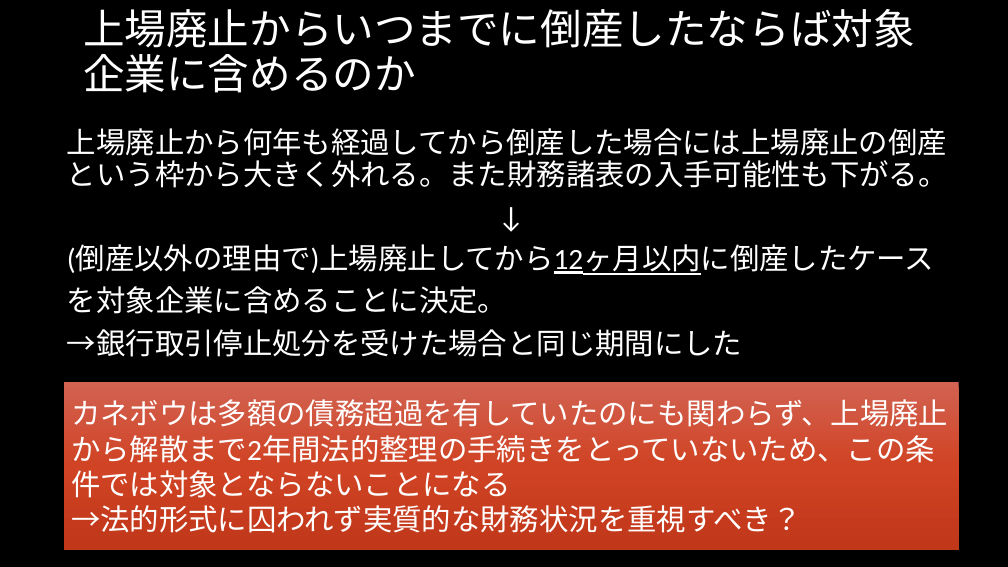
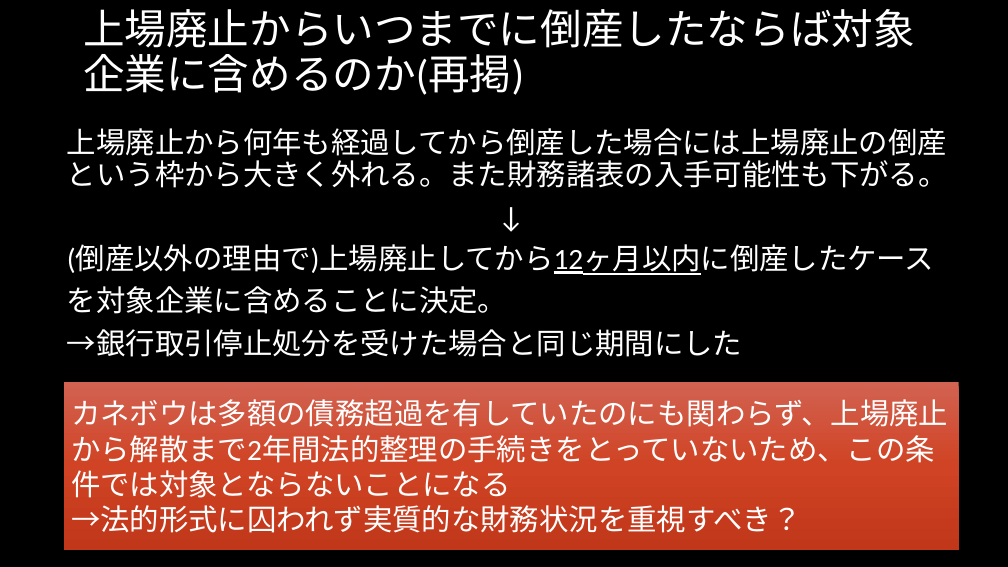
Before and after one commit to MAGA-Phantom/OperationSotsuron, a slide deck: slide 19 of 倒産の研究(仮).pptx (slide 20 before the commit). Drawn at 1008x567 pixels with LibreOffice and Linux fonts; fonts in the diff are those of the drawing. Boxes give left, top, right and bottom in pixels: in the first picture for what was removed or moved away, otherwise in the second. Text is boxed around its words. In the diff, an @@ line names an element or a change of style, - is before the commit and + after.

```diff
--- a/倒産の研究(仮).pptx
+++ b/倒産の研究(仮).pptx
@@ title at (83,9,915,95): text changed @@
-上場廃止からいつまでに倒産したならば対象企業に含めるのか
+上場廃止からいつまでに倒産したならば対象企業に含めるのか(再掲)
```
Also in this commit, not shown: 3 other slides changed, 4 slides added, 3 slides removed, 2 other files.
